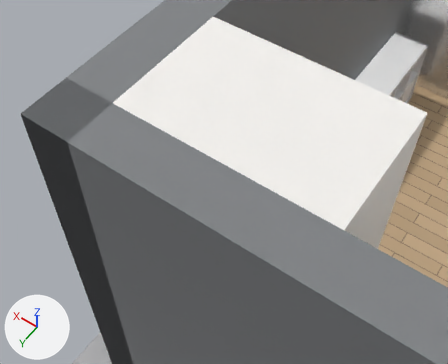
The Blender file Smart_Home_3D.blend: old version first, new version second.
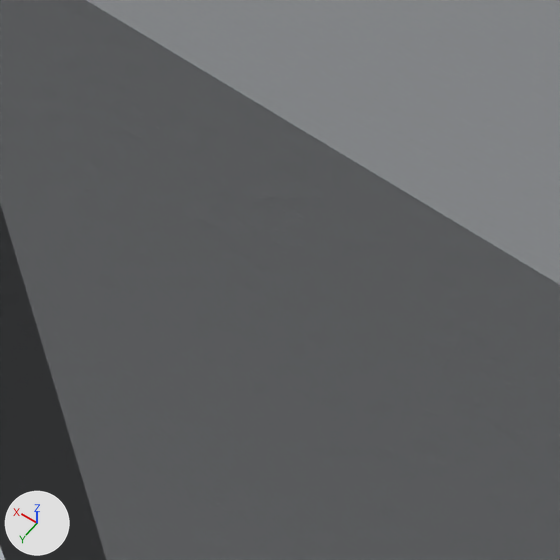
Old and new are each drawn from a 50 mm camera at (12.26, 1.097, 5.071) aimed at (13.234, -0.267, 2.928) and again close up on the part from 20% to 51% of the width and 46% to 84% of the height. The lights are fixed; the arrows at lower left show +X, +Y and +Z. The last two pictures show the newer version.

Names of what the first close-up shows: 'Wall_East_Ext', 'Wall_North_05'.
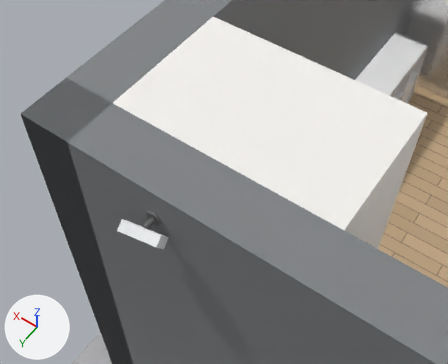
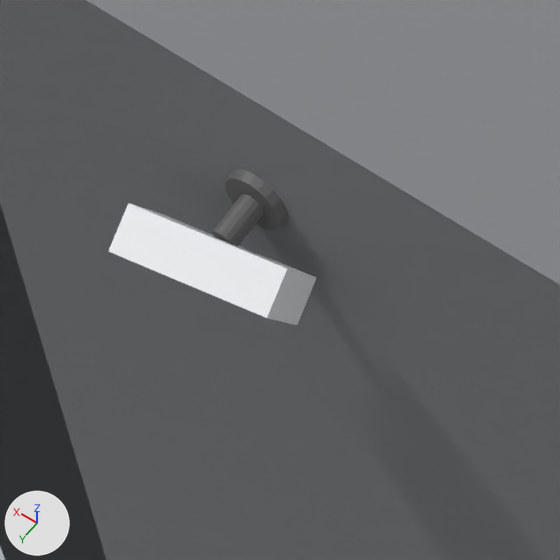
Where the change shows, as pixel boxes (x1, y1, x2, y2) in the close-ups (560 x 560 px):
```json
{"object": "Security_Cam_Stradina_Body", "change": "added", "after": [108, 203, 316, 325]}
{"object": "Security_Cam_Stradina_Mount", "change": "added", "after": [212, 169, 288, 246]}
```

Scene script edits in JSON lines:
```json
{"op": "add", "block": "me_security_cam_stradina_mount", "code": ["me_security_cam_stradina_mount = bpy.data.meshes.new('Security_Cam_Stradina_Mount')", "me_security_cam_stradina_mount.from_pydata(...)  # 72 vertices, 40 faces; spans x 13.3782..13.4622, y -0.002..0.0648, z 2.772..2.856", "me_security_cam_stradina_mount.materials.append(mat_mat_infissi_antracite)  # dark grey #616161"]}
{"op": "add", "block": "me_security_cam_stradina_body", "code": ["me_security_cam_stradina_body = bpy.data.meshes.new('Security_Cam_Stradina_Body')", "me_security_cam_stradina_body.from_pydata([(13.32, 0.067, 2.731), (13.329, 0.02, 2.759), (13.311, 0.118, 2.821), (13.32, 0.07, 2.849), (13.512, 0.101, 2.731), (13.521, 0.054, 2.759), (13.503, 0.152, 2.821), (13.512, 0.104, 2.849)], [], [(0, 1, 3, 2), (2, 3, 7, 6), (6, 7, 5, 4), (4, 5, 1, 0), (2, 6, 4, 0), (7, 3, 1, 5)])", "me_security_cam_stradina_body.materials.append(mat_mat_security_cam_white)  # white #f6f7f9"]}
{"op": "add", "block": "ob_security_cam_stradina_mount", "code": ["ob_security_cam_stradina_mount = bpy.data.objects.new('Security_Cam_Stradina_Mount', me_security_cam_stradina_mount)", "ob_security_cam_stradina_mount.location = (0.0, 0.0, 0.0)"]}
{"op": "add", "block": "ob_security_cam_stradina_body", "code": ["ob_security_cam_stradina_body = bpy.data.objects.new('Security_Cam_Stradina_Body', me_security_cam_stradina_body)", "ob_security_cam_stradina_body.location = (0.0, 0.0, 0.0)"]}
```
